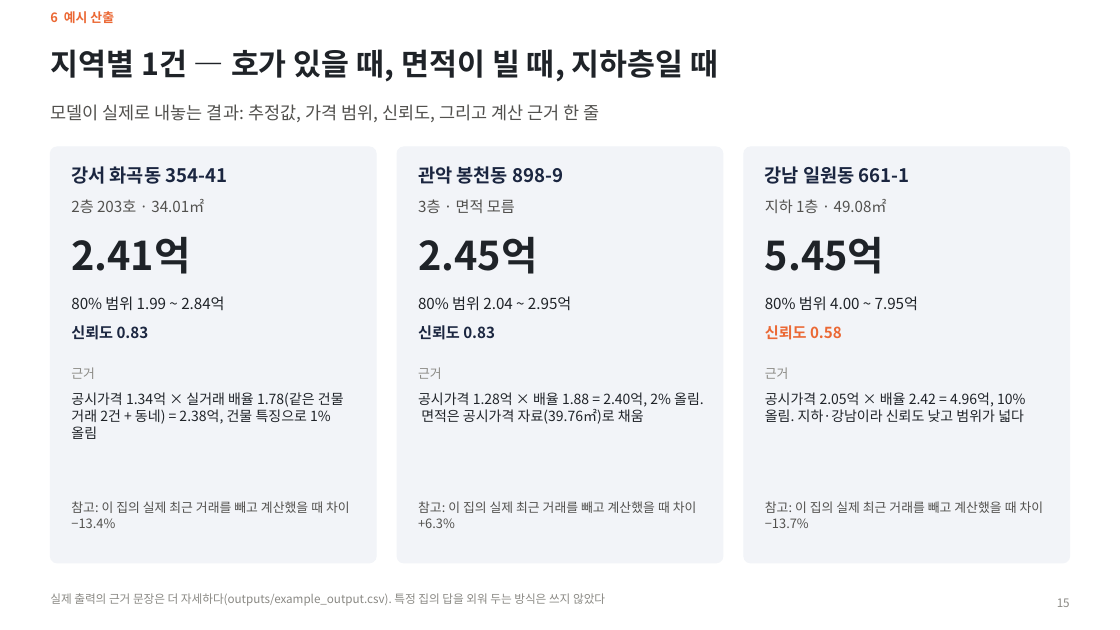
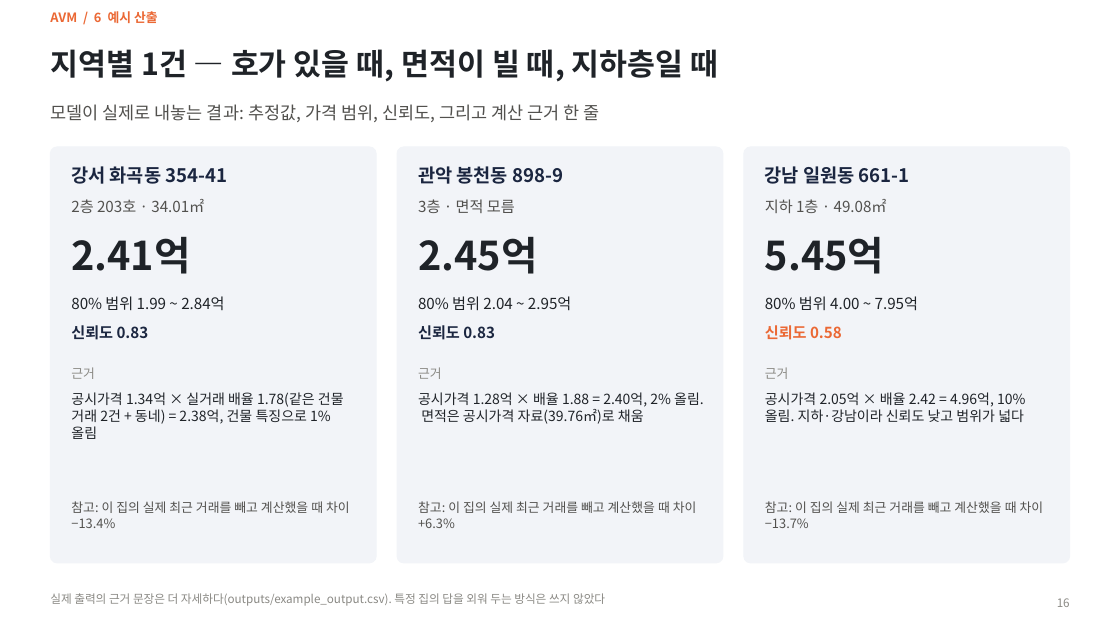
Before and after one commit to KimInSeok-DA/DA_Seoul_Villa_AVM, a slide deck: slide 16 of presentation/AVM_발표.pptx (slide 15 before the commit). Drawn at 1120x630 pixels with LibreOffice and Linux fonts; fonts in the diff are those of the drawing. Boxes give left, top, right and bottom in pixels: in the first picture for what was removed or moved away, otherwise in the second. Text is boxed around its words. In the diff, an @@ line names an element or a change of style, - is before the commit and + after.

```diff
--- a/presentation/AVM_발표.pptx
+++ b/presentation/AVM_발표.pptx
@@ text at [50, 11, 158, 23]: text changed @@
-6 예시 산출
+AVM / 6 예시 산출
```
Also in this commit, not shown: 24 other slides changed, 2 slides added, 9 other files.
